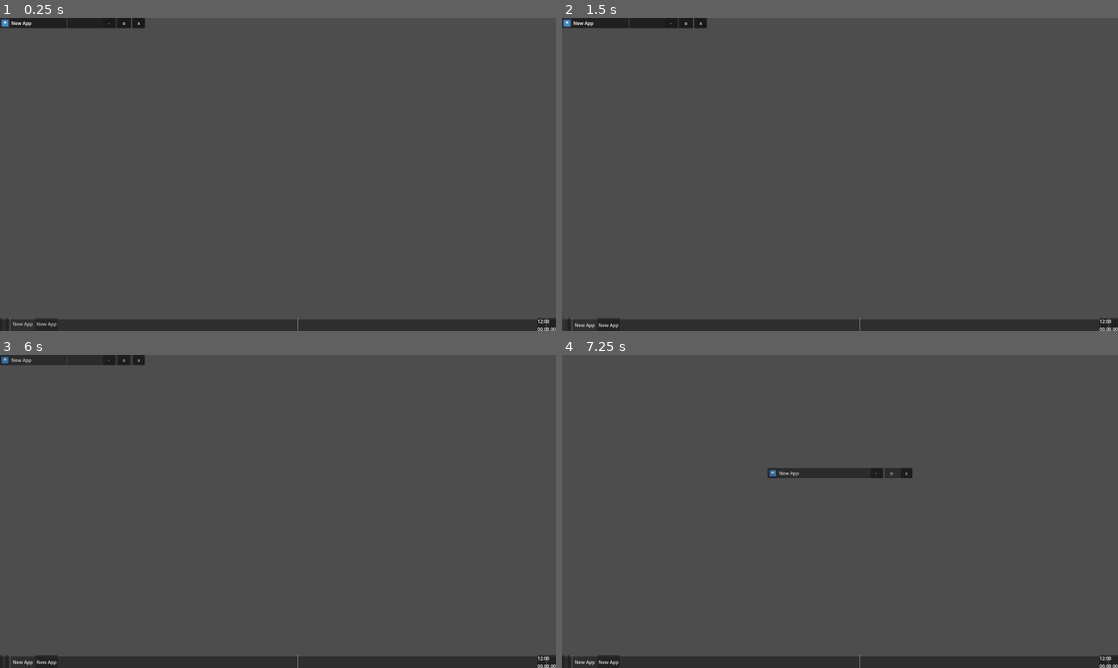
Above: before the commit, frames 1-4 (two rows, left to right).
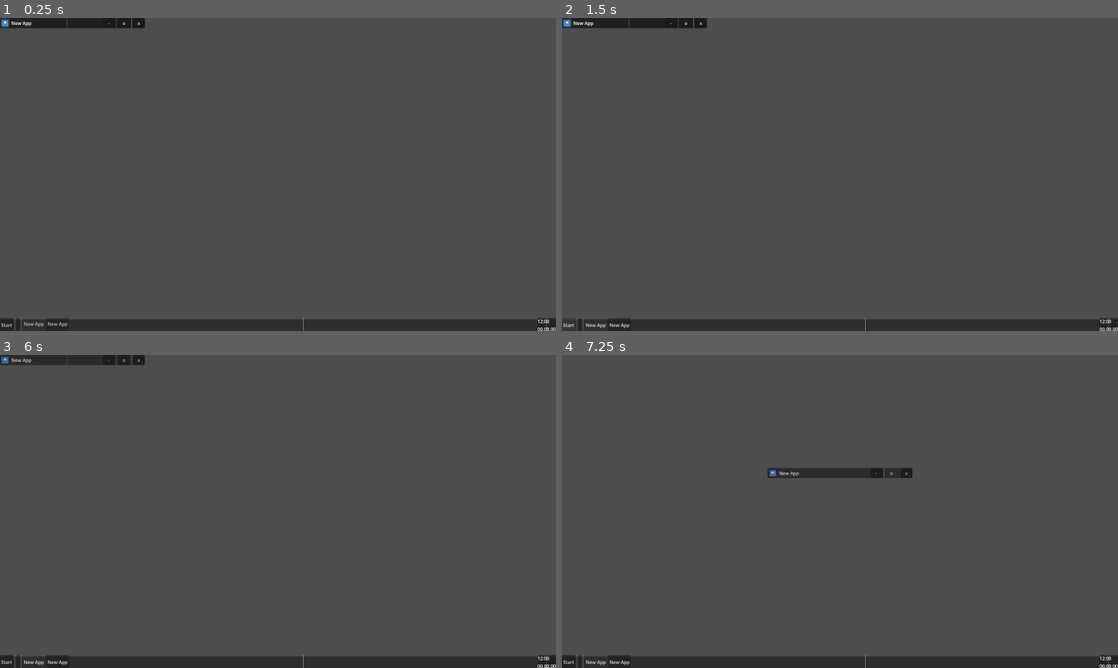
Above: after the commit, the same moments.

Repository: ESphagnum/GodotOS
Game: Godot game, scene res://scenes/Desktop.tscn
Same seed, same stepped clock (60 frames per second), same inputs: the game is played once before the commit and once after it. This scene is started directly instead of the project's main scene. The engine's default icon, where the game draws it, is replaced by a stand-in: a white triangle on a blue panel in a dark square.
Inputs (mouse positions are in pixels of both pictures, inside the frame that each line leads up to; where the layout moved, square brackets give the same spot in the first picture):
- Up to frame 1 (0.25 s): no input
- Up to frame 2 (1.5 s): click (567, 324) [562, 324] at 0.5 s; click (567, 324) [562, 324] at 1.25 s
- Up to frame 3 (6 s): click "New App" at 2 s; click "New App" at 2.75 s; click "New App" at 3.5 s; click "New App" at 4.25 s; click (16, 661) [5, 661] at 5 s; click "-" at 5.75 s
- Up to frame 4 (7.25 s): click "o" at 6.5 s

The runs differ from the first frame. In frame 1, 0.1% of the frame differs, in the area x 0-55%, y 95-100%; in frame 2, 0.1%; in frame 3, 0.1%; in frame 4, 0.1%.
Error after the commit: Invalid access to property or key 'start_menu_toggled' on a base object of type 'Nil'. (res://core/Taskbar.gd:83)

Commit message:
update Taskbar

Diff:
--- a/core/Taskbar.gd
+++ b/core/Taskbar.gd
@@ -3,8 +3,10 @@
 signal app_button_created(app_name)
 signal app_button_clicked(window)
 
-@onready var app_list = $Panel/HBoxContainer/HBoxContainer # Путь к твоему контейнеру кнопок
+@onready var app_list = $Panel/HBoxContainer/HBoxContainer
 const TASK_BUTTON_SCENE = preload("res://scenes/Taskbar/TaskButton.tscn")
+
+@onready var start_menu = get_node("../StartMenu")
 
 func _ready():
 	# Подписываемся на события менеджера окон
@@ -72,3 +74,10 @@
 	for child in app_list.get_children(): child.queue_free()
 	for w in WindowManager.windows:
 		add_application(w, w.app_name)
+
+
+
+
+
+func _on_start_menu_button_toggled(toggled_on: bool) -> void:
+	Signals.start_menu_toggled.emit(toggled_on)
--- a/scenes/Taskbar/Taskbar.tscn
+++ b/scenes/Taskbar/Taskbar.tscn
@@ -3,7 +3,7 @@
 [ext_resource type="PackedScene" uid="uid://cje1pnb3yuuca" path="res://scenes/Taskbar/Tray.tscn" id="1_5bq7g"]
 [ext_resource type="Script" uid="uid://bsb662cp7hrma" path="res://core/Taskbar.gd" id="1_j8ty8"]
 
-[node name="Taskbar" type="Control" unique_id=990506269]
+[node name="Taskbar" type="Control" unique_id=273479201]
 layout_mode = 3
 anchors_preset = 15
 anchor_right = 1.0
@@ -30,6 +30,8 @@
 
 [node name="StartMenu_Button" type="Button" parent="Panel/HBoxContainer" unique_id=1726183954]
 layout_mode = 2
+toggle_mode = true
+text = "Start"
 
 [node name="VSeparator" type="VSeparator" parent="Panel/HBoxContainer" unique_id=1964837283]
 layout_mode = 2
@@ -50,3 +52,5 @@
 
 [node name="Tray" parent="Panel/HBoxContainer" unique_id=61607706 instance=ExtResource("1_5bq7g")]
 layout_mode = 2
+
+[connection signal="toggled" from="Panel/HBoxContainer/StartMenu_Button" to="." method="_on_start_menu_button_toggled"]
